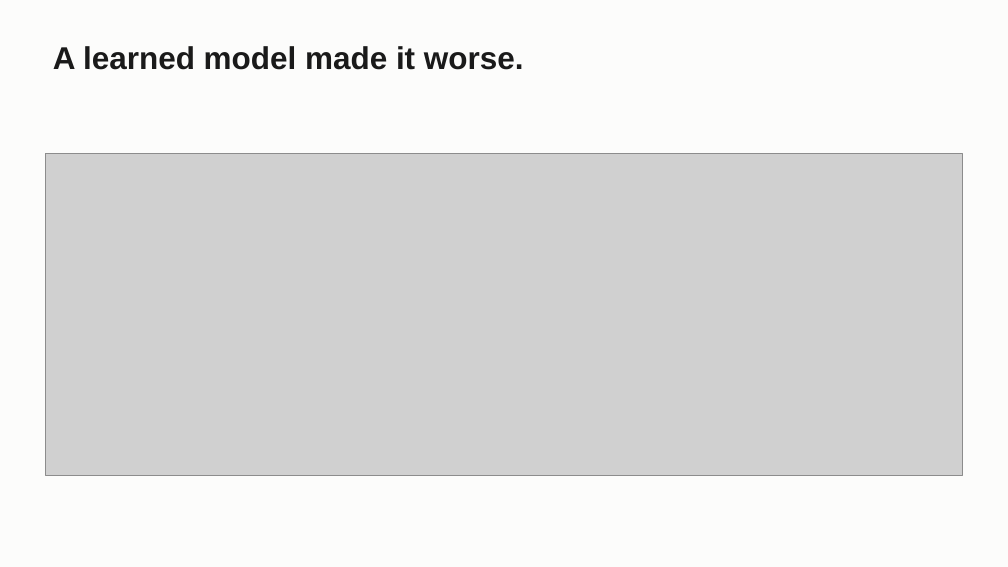
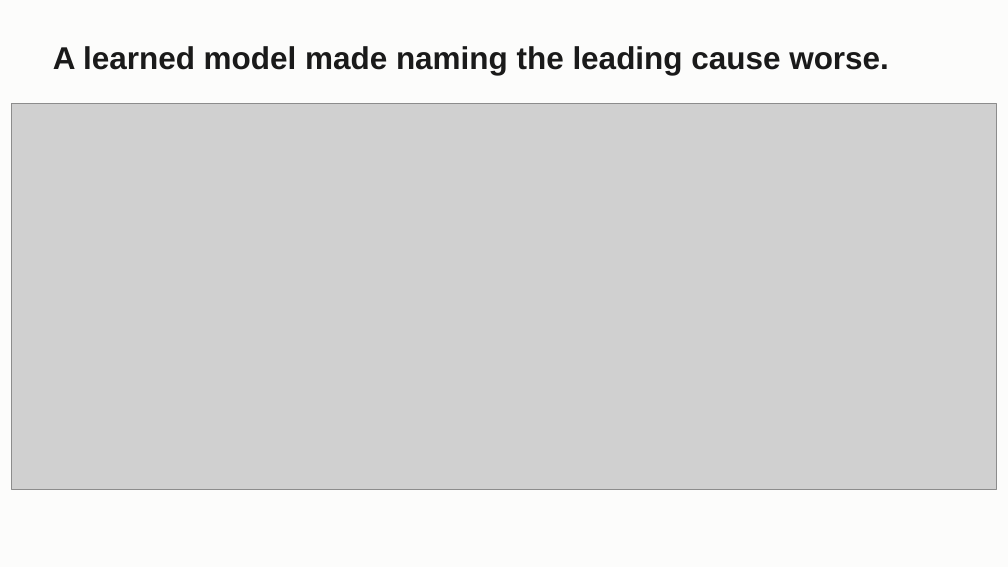
Before and after one commit to craig-rudman/MSDS696, a slide deck: slide 7 of coursework/W7/MSDS696_W7_Deck.pptx. Drawn at 1008x567 pixels with LibreOffice and Linux fonts; fonts in the diff are those of the drawing; grey boxes stand for pictures. Boxes give left, top, right and bottom in pixels: in the first picture for what was removed or moved away, otherwise in the second. Text is boxed around its words. In the diff, an @@ line names an element or a change of style, - is before the commit and + after.

```diff
--- a/coursework/W7/MSDS696_W7_Deck.pptx
+++ b/coursework/W7/MSDS696_W7_Deck.pptx
@@ text at (53, 46, 889, 75): text changed @@
-A learned model made it worse.
+A learned model made naming the leading cause worse.
@@ picture: place and size @@
-picture at (45, 154, 963, 475)
+picture at (12, 104, 997, 489)
```
Also in this commit, not shown: 3 other files.
